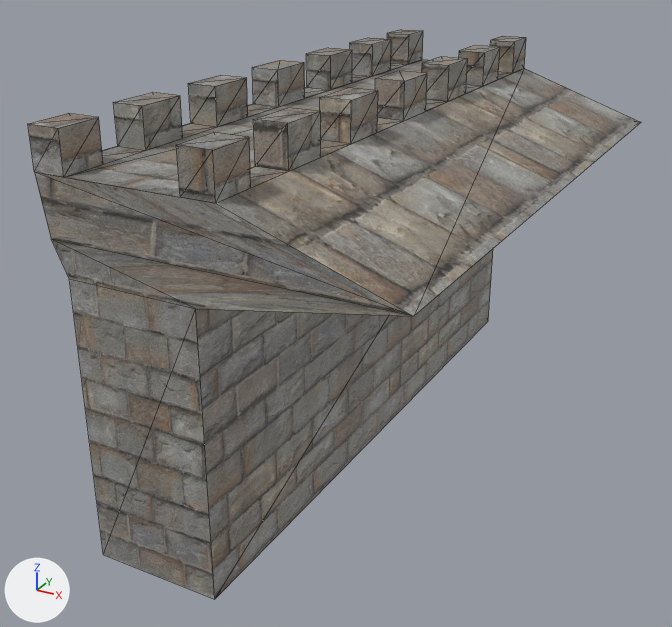
What one commit did to the glTF model public/models/Wall/Wall.glb.
Camera for both pictures: a 50 mm camera at (0.394, -0.847, 1.023) aimed at (-0.475, 0.732, 0.233). The axes (+X, +Y, +Z) are drawn at lower left. The lights are the same throughout. Mesh edges are drawn as thin lines. Where no turn or scale is listed for an object, it has been applied to the vertices. Vertices at the same position are counted once.
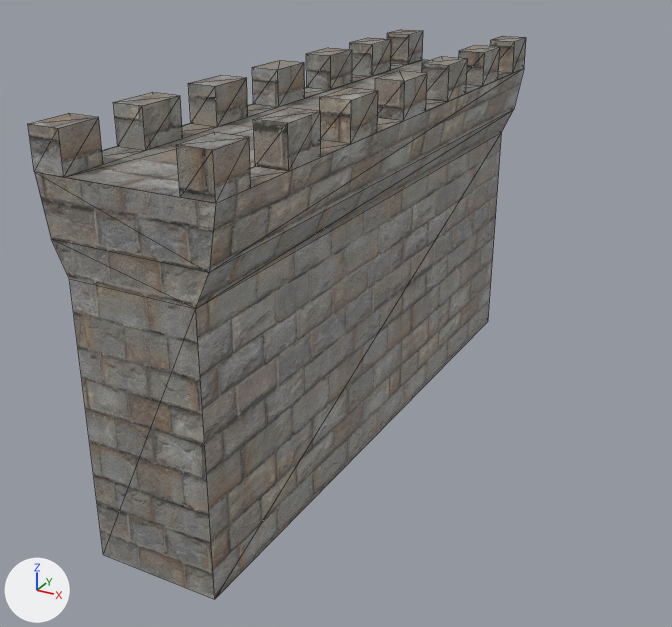
The newer file is also turned or shifted as a whole; pictures and numbers use the older file's frame.

Changed parts and their boxes [x1, y1, x2, y2] in the pictures (672 x 627 px; the box of a moved part takes in the faces that stretch with it):
'pCube1', reshaped (19% narrower): before [28, 29, 641, 600]; after [28, 29, 526, 600]
part 1 of me_mesh_001, moved or reshaped: before [34, 68, 641, 316]; after [34, 68, 524, 308]

The change in detail:
me_mesh_001 has 124 vertices, 244 faces and spans x -0.172..0.476, y -0.725..0.61, z -0.373..0.415.
me_mesh_001 is used by ob_pcube1; location (-0.526, 0.891, 0.303).
Part 1, on me_mesh_001:
Vertex 12 of me_mesh_001 moves from (0.476, 0.61, 0.233) at pixel (641, 122) to (0.154, 0.61, 0.233) at pixel (513, 109).
Vertex 14 of me_mesh_001 moves from (0.476, -0.725, 0.233) at pixel (413, 316) to (0.154, -0.725, 0.233) at pixel (209, 272).
